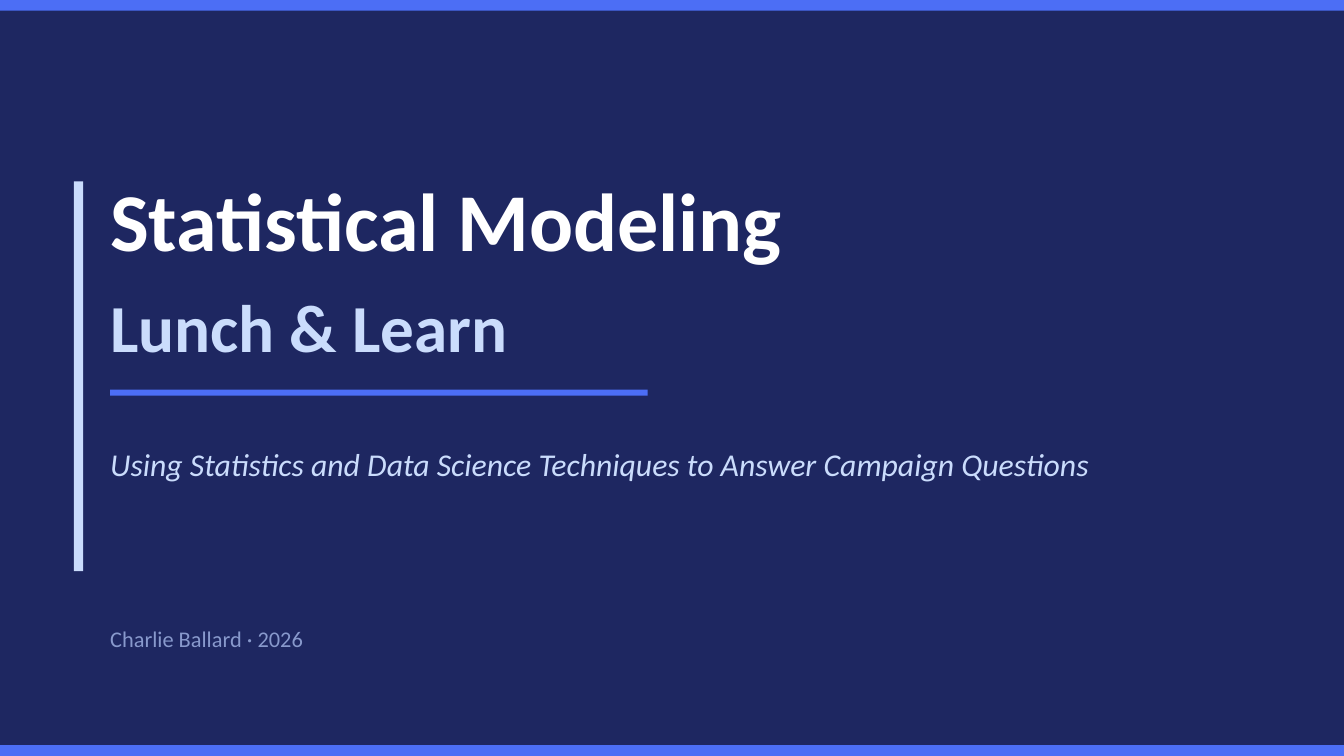
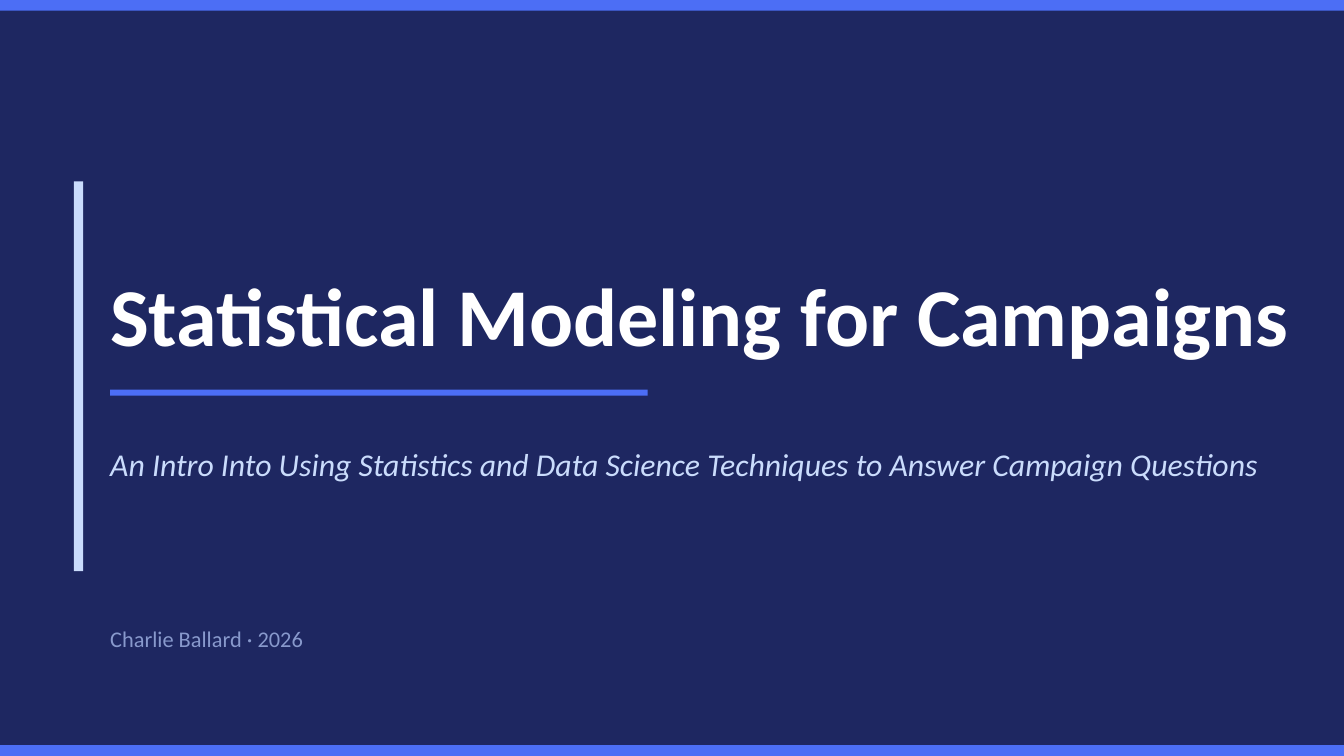
Before and after one commit to cballard18/campaign-stats-modeling-intro, a slide deck: slide 1 of Predictive_Modeling_Lunch_Learn.pptx. Drawn at 1344x756 pixels with LibreOffice and Linux fonts; fonts in the diff are those of the drawing. Boxes give left, top, right and bottom in pixels: in the first picture for what was removed or moved away, otherwise in the second. Text is boxed around its words. In the diff, an @@ line names an element or a change of style, - is before the commit and + after.

```diff
--- a/Predictive_Modeling_Lunch_Learn.pptx
+++ b/Predictive_Modeling_Lunch_Learn.pptx
@@ text at bbox=[110, 288, 1288, 360]: text changed @@
-Statistical Modeling
+Statistical Modeling for Campaigns
@@ text removed at bbox=[110, 305, 507, 353] @@
-Lunch & Learn
@@ text at bbox=[110, 454, 1257, 482]: text changed @@
-Using Statistics and Data Science Techniques to Answer Campaign Questions
+An Intro Into Using Statistics and Data Science Techniques to Answer Campaign Questions
```
Also in this commit, not shown: 1 other slide changed, 1 other file.
